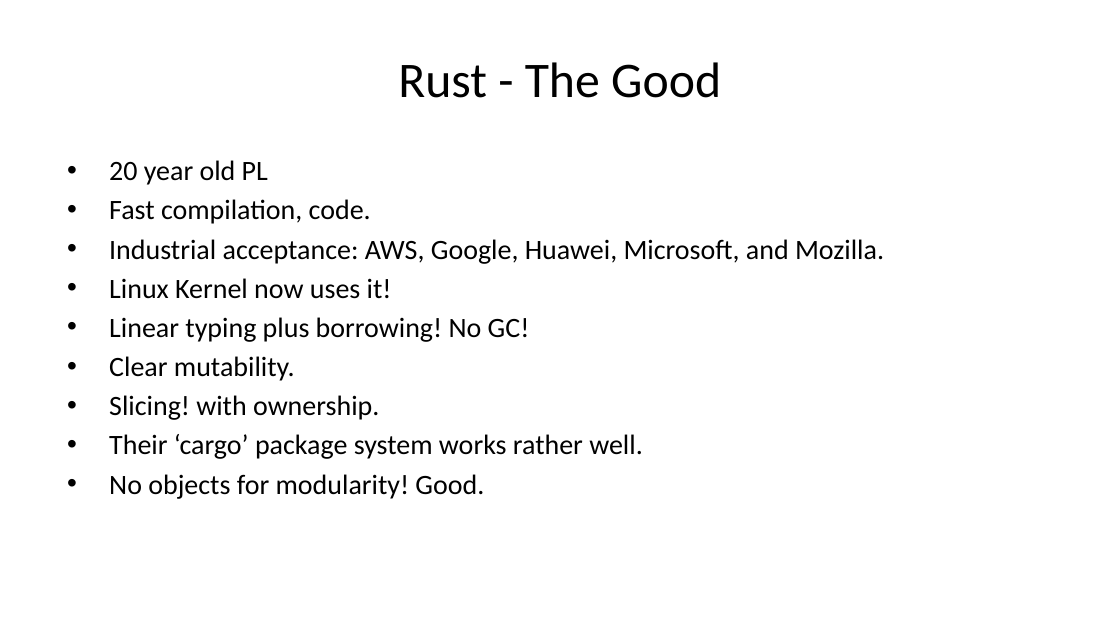
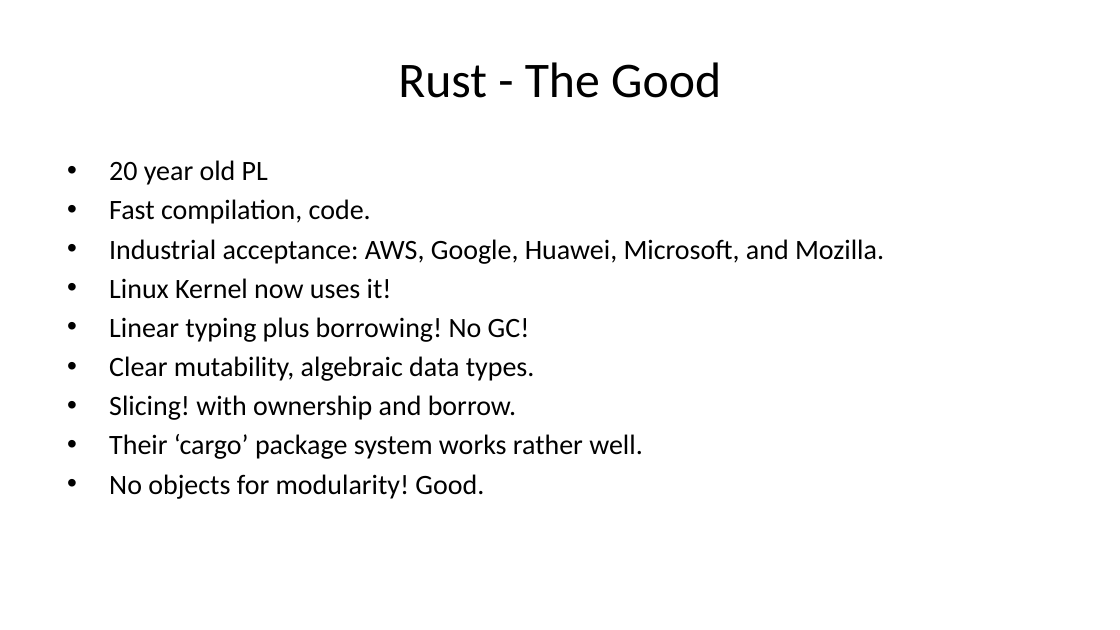
Before and after one commit to briangmilnes/APAS-VERUS, a slide deck: slide 6 of lectures/slidesTOPOS.pptx. Drawn at 1120x630 pixels with LibreOffice and Linux fonts; fonts in the diff are those of the drawing. Boxes give left, top, right and bottom in pixels: in the first picture for what was removed or moved away, otherwise in the second. Text is boxed around its words. In the diff, an @@ line names an element or a change of style, - is before the commit and + after.

```diff
--- a/lectures/slidesTOPOS.pptx
+++ b/lectures/slidesTOPOS.pptx
@@ text at bbox=[109, 356, 535, 420]: text changed @@
-• Clear mutability.
-• Slicing! with ownership.
+• Clear mutability, algebraic data types.
+• Slicing! with ownership and borrow.
```
Also in this commit, not shown: 16 other slides changed, 6 other files.
